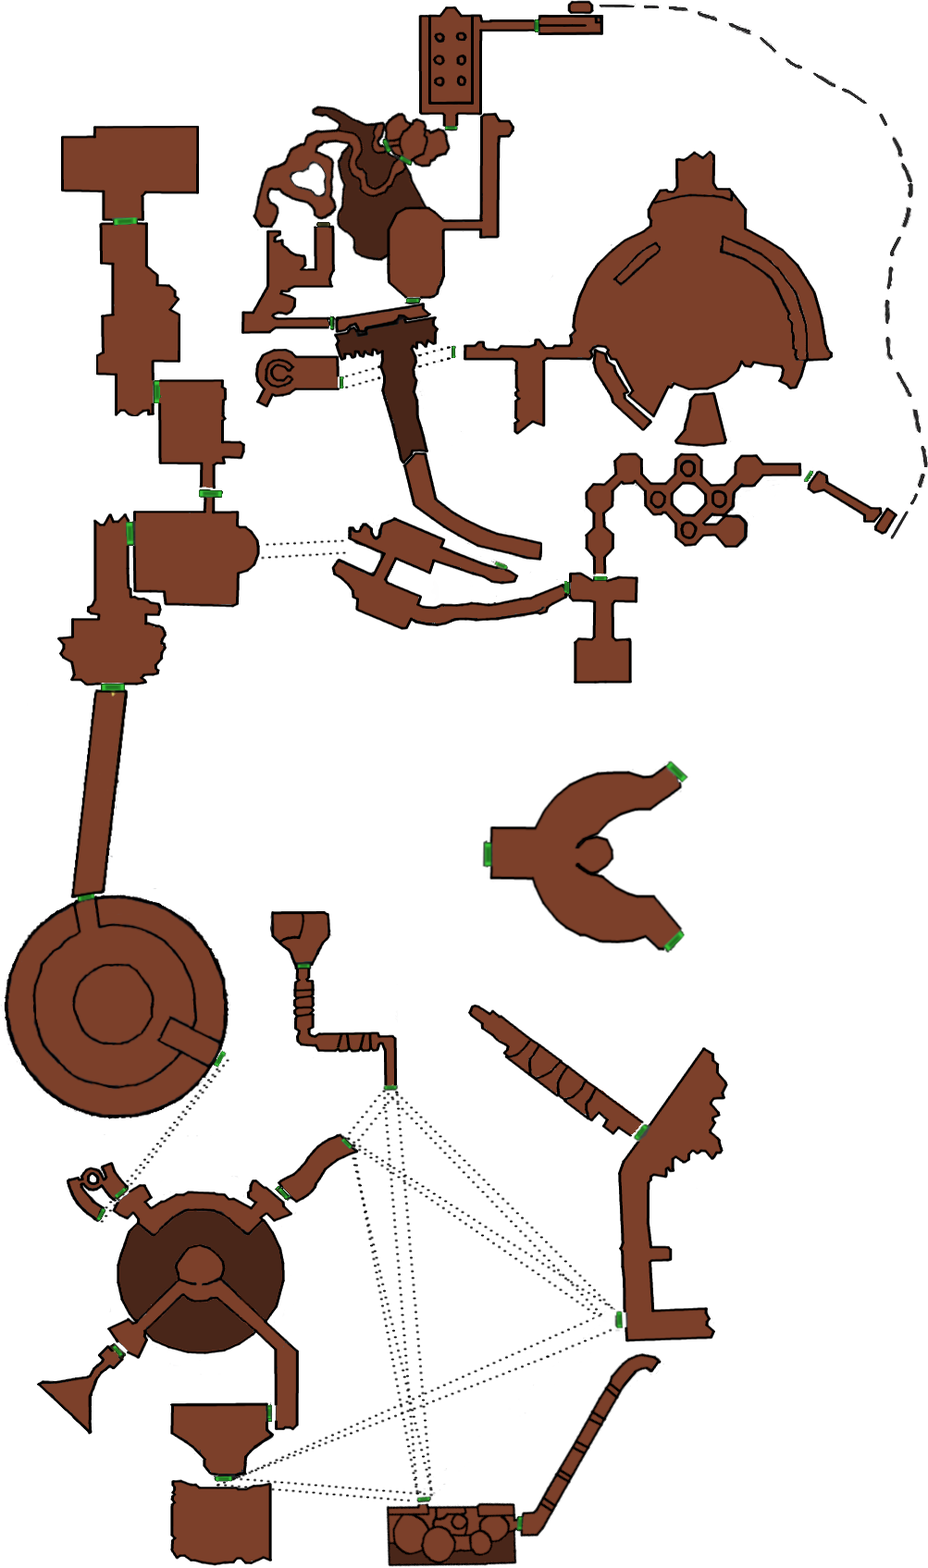
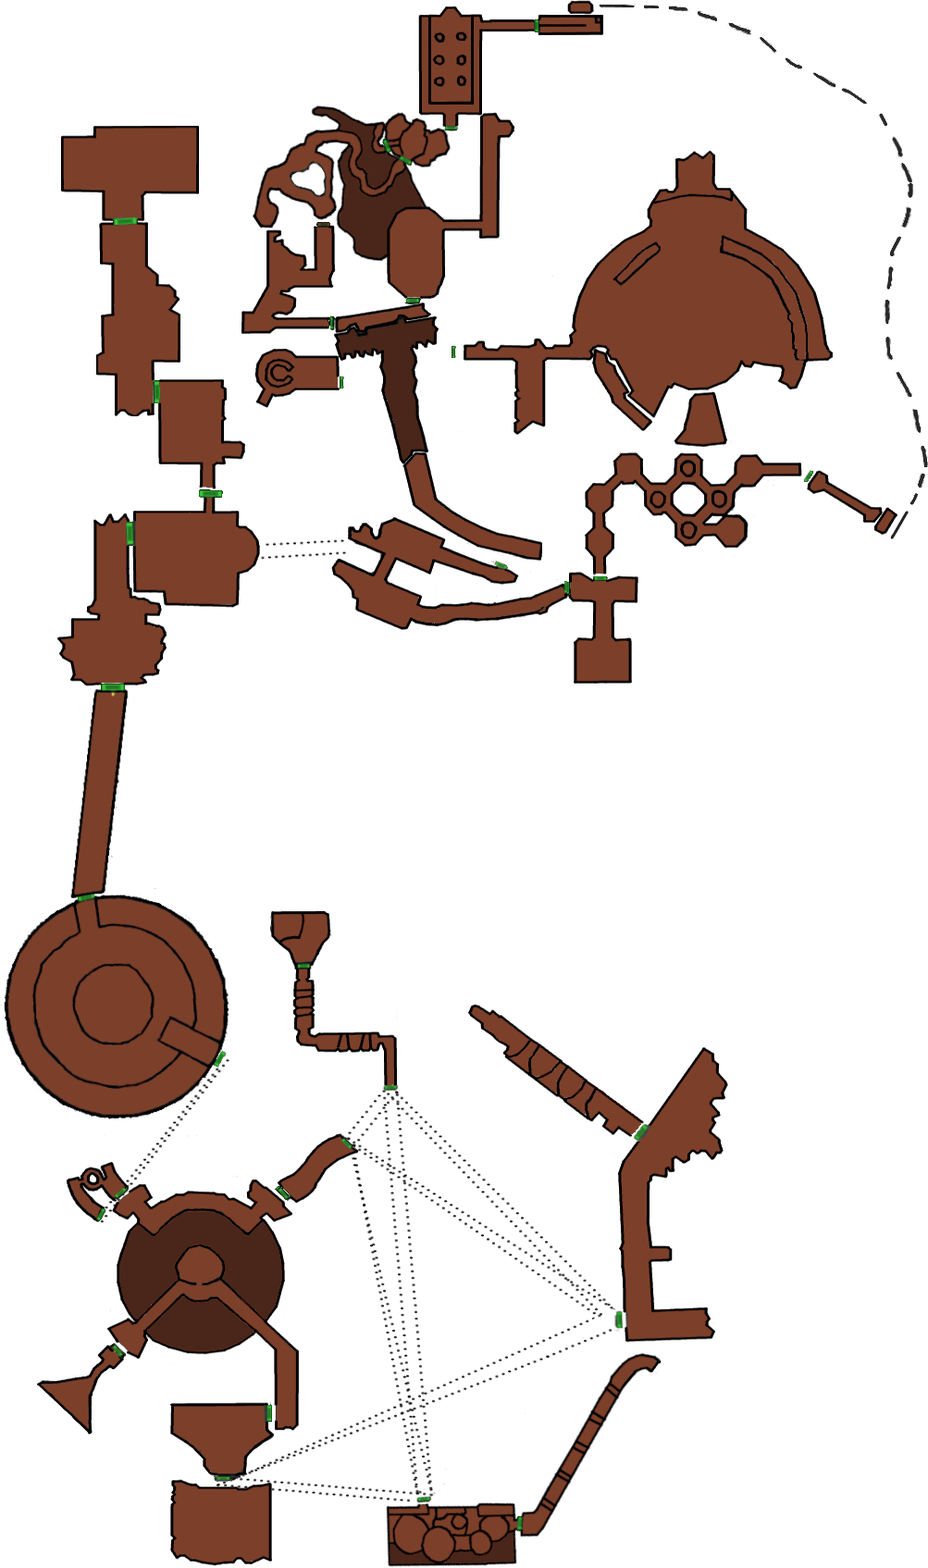
The second 928 x 1568 image is a revision of the first. Changes to its layers:
removed layer "Room 106 - Sun & Moon Chamber.png copy" over [481, 760, 689, 954]
removed layer "Background copy" over [345, 345, 451, 390]
moved "Room 219 - Devil Sprout List.png copy" above "Room 202 - Provisions Storeroom 1.png copy" over [263, 1404, 272, 1424]
moved "Room 202 - Provisions Storeroom 1.png copy" above "Room 222 - Upper Subterran Garden.png copy" over [214, 1404, 272, 1482]